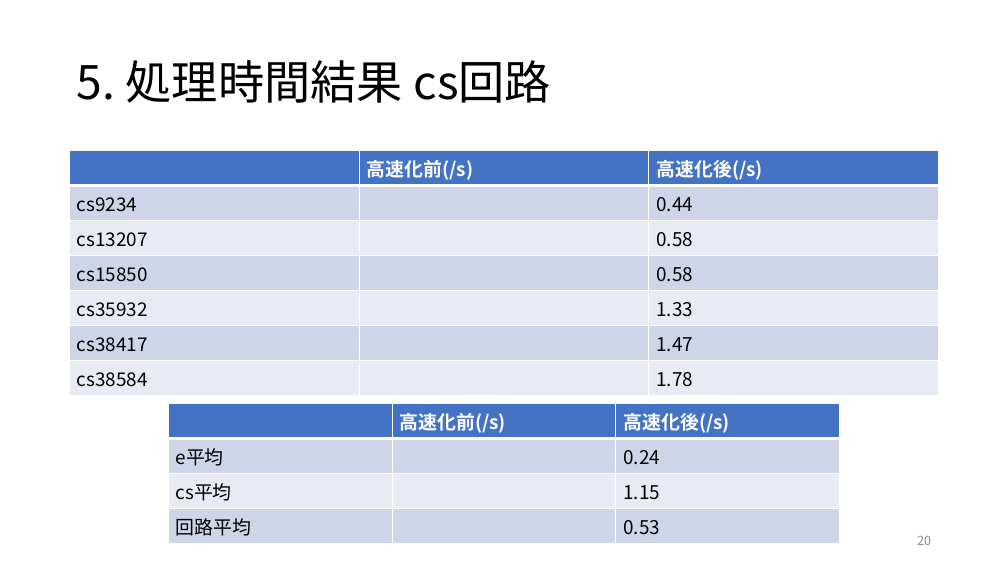
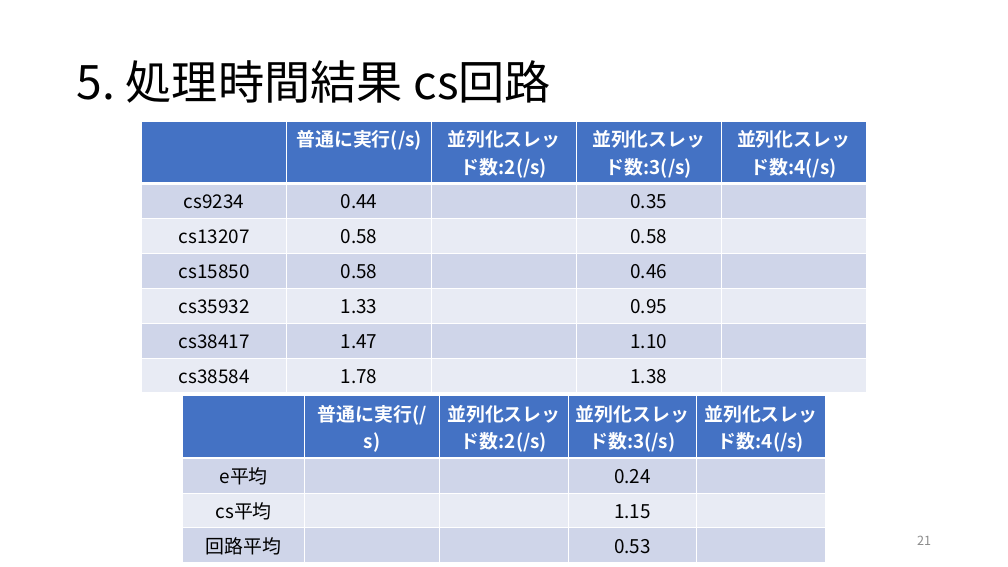
Before and after one commit to DJ956/CircuitSimulator, a slide deck: slide 21 of プレゼン.pptx (slide 20 before the commit). Drawn at 1008x567 pixels with LibreOffice and Linux fonts; fonts in the diff are those of the drawing. Boxes give left, top, right and bottom in pixels: in the first picture for what was removed or moved away, otherwise in the second. Text is boxed around its words. In the diff, an @@ line names an element or a change of style, - is before the commit and + after.

```diff
--- a/プレゼン.pptx
+++ b/プレゼン.pptx
@@ table at <box>142,121,868,388</box> @@
-column 2: 高速化前(/s) |  |  |  |  |  | 
-column 3: 高速化後(/s) | 0.44 | 0.58 | 0.58 | 1.33 | 1.47 | 1.78
+column 2: 普通に実行(/s) | 0.44 | 0.58 | 0.58 | 1.33 | 1.47 | 1.78
+column 3: 並列化スレッド数:2(/s) |  |  |  |  |  | 
+column 4: 並列化スレッド数:3(/s) | 0.35 | 0.58 | 0.46 | 0.95 | 1.10 | 1.38
+column 5: 並列化スレッド数:4(/s) |  |  |  |  |  | 
@@ table: place and size @@
-table at <box>70,151,938,391</box>
+table at <box>142,121,868,388</box>
@@ table at <box>183,395,826,559</box> @@
-column 2: 高速化前(/s) |  |  | 
-column 3: 高速化後(/s) | 0.24 | 1.15 | 0.53
+column 2: 普通に実行(/s) |  |  | 
+column 3: 並列化スレッド数:2(/s) |  |  | 
+column 4: 並列化スレッド数:3(/s) | 0.24 | 1.15 | 0.53
+column 5: 並列化スレッド数:4(/s) |  |  | 
@@ table: place and size @@
-table at <box>168,404,839,540</box>
+table at <box>183,395,826,559</box>
@@ page number at <box>917,536,931,545</box>: text changed @@
-20
+21
```
Also in this commit, not shown: 8 other slides changed, 1 slide added.
